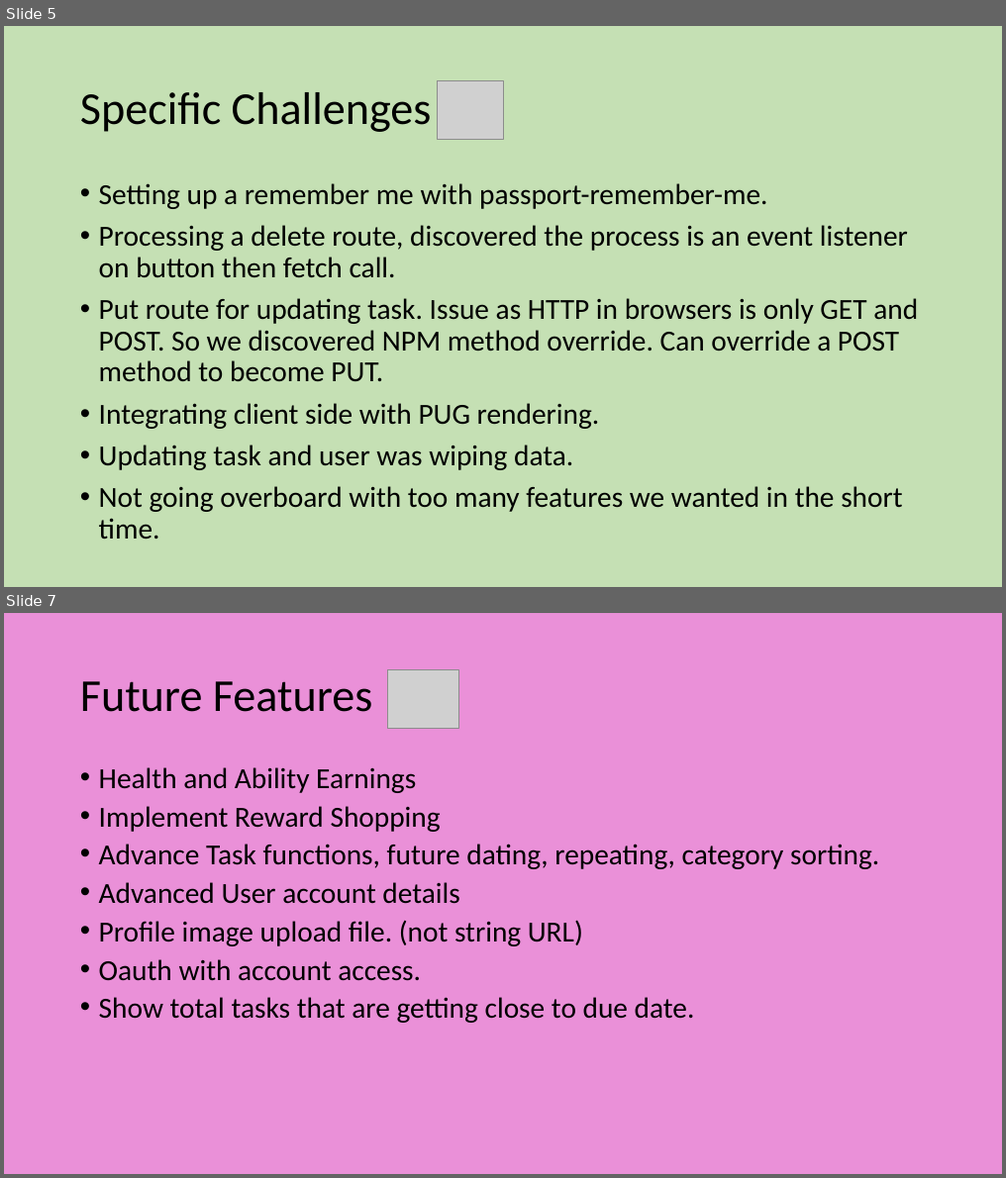
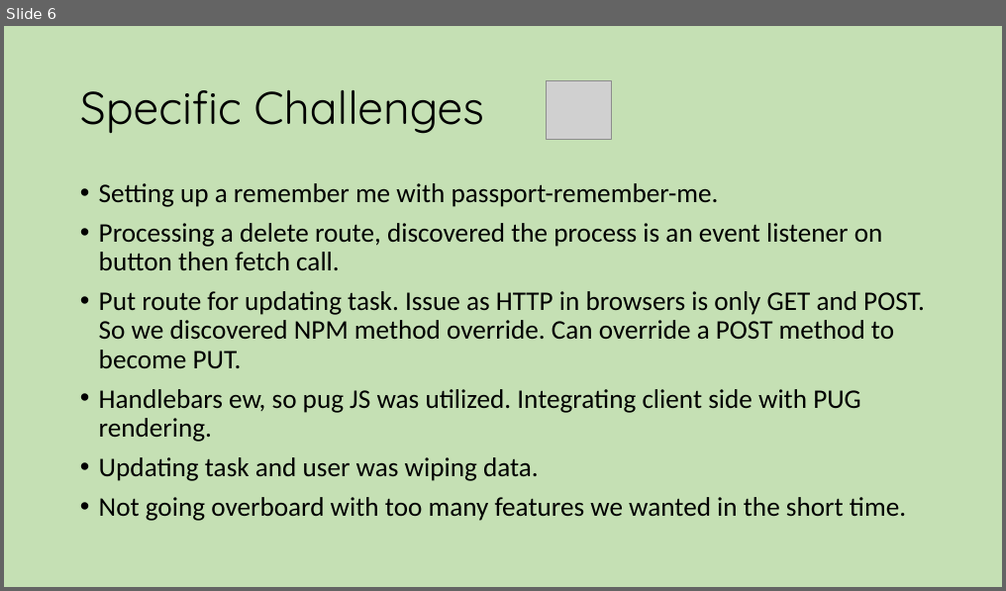
Before and after one commit to Shelby219/Taskio_gamified_task_app, a slide deck: docs/Presentation1.pptx. Shown one above the other, each under a label of ours: slides 5 and 7 before the commit, slide 6 after it; the slides between them are not shown. The pictures are 1006x1178 and 1006x591 pixels, drawn with LibreOffice and Linux fonts; fonts in the diff are those of the drawing; grey boxes stand for pictures. Boxes give left, top, right and bottom in pixels: in the first picture for what was removed or moved away, otherwise in the second. Text is boxed around its words. In the diff, an @@ line names an element or a change of style, - is before the commit and + after.

```diff
--- a/docs/Presentation1.pptx
+++ b/docs/Presentation1.pptx
@@ slide 7 removed at box(4, 613, 1002, 1174), background #EA90D8 @@
@@ picture removed at box(388, 669, 459, 728) @@
@@ title removed at box(80, 681, 372, 712) @@
-Future Features
@@ text removed at box(99, 767, 879, 1023) @@
-• Health and Ability Earnings
-• Implement Reward Shopping
-• Advance Task functions, future dating, repeating, category sorting.
-• Advanced User account details
-• Profile image upload file. (not string URL)
-• Oauth with account access.
-• Show total tasks that are getting close to due date.
@@ what was slide 5 is now slide 6 @@
@@ slide 6 changed as well @@
@@ title "Specific Challenges" at box(80, 90, 483, 134): font Calibri to Quicksand @@
@@ picture: place and size @@
-picture at box(438, 80, 503, 140)
+picture at box(546, 80, 612, 140)
@@ text at box(99, 183, 925, 521): size 28 to 25.9 pt in "Setting up a remember me with passport-remember-me.", "Processing a delete route, discovered the process ...", "Put route for updating task. Issue as ...", "Updating task and user was wiping data." and 1 more places @@
@@ text at box(99, 389, 861, 442): text changed; size 28 to 25.9 pt @@
-• Integrating client side with PUG rendering.
+• Handlebars ew, so pug JS was utilized. Integrating client side with PUG rendering.
```
Also in this commit, not shown: 6 other slides changed, 3 other files.
